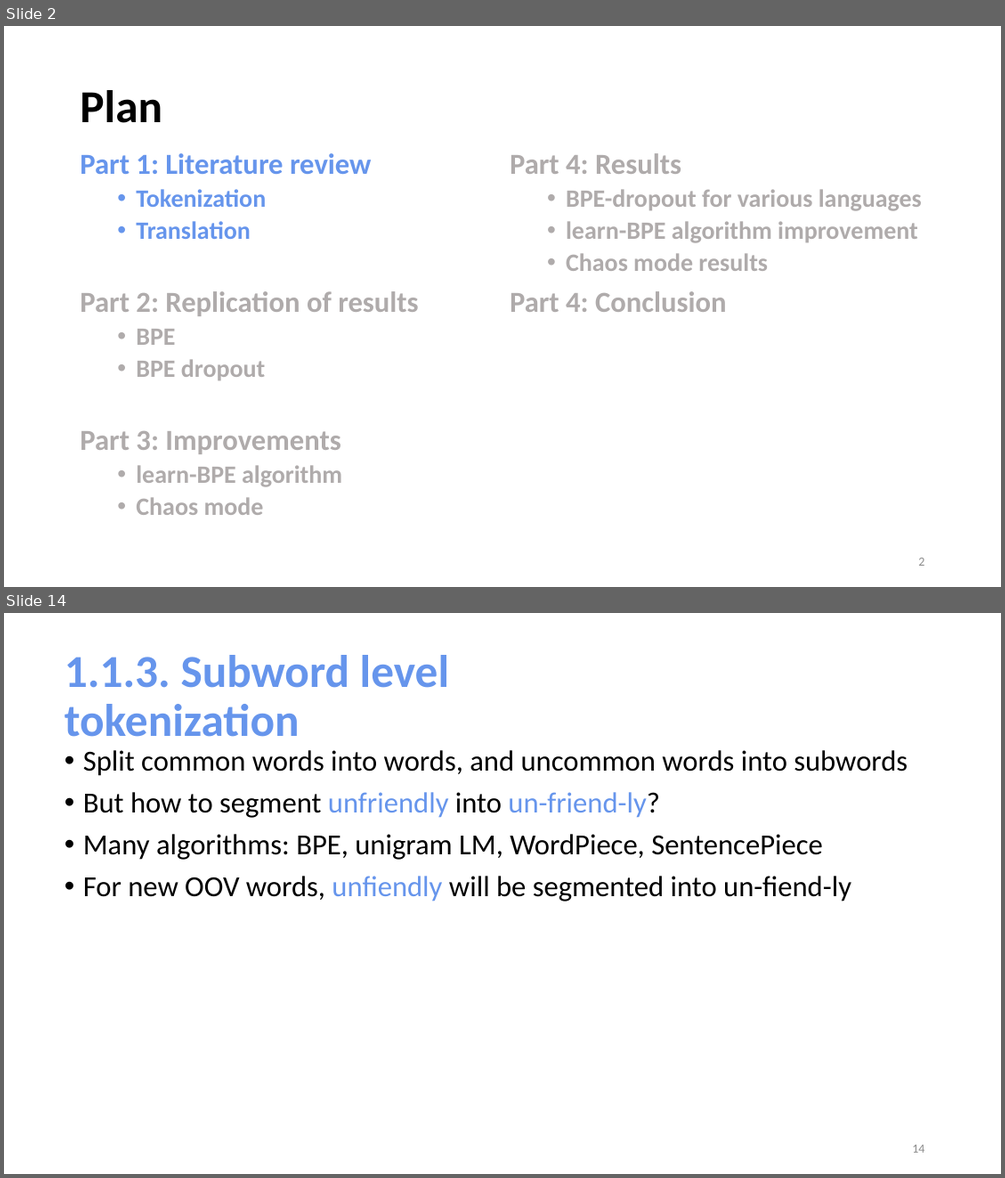
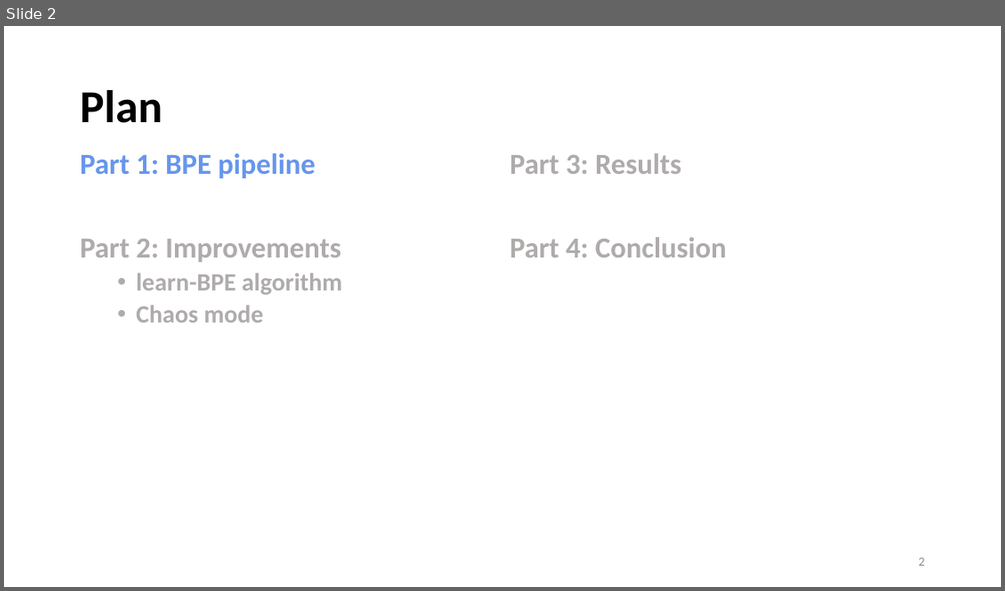
Before and after one commit to anebz/thesis, a slide deck: doc/main.pptx. Shown one above the other, each under a label of ours: slides 2 and 14 before the commit, slide 2 after it; the slides between them are not shown. The pictures are 1005x1178 and 1005x591 pixels, drawn with LibreOffice and Linux fonts; fonts in the diff are those of the drawing. Boxes give left, top, right and bottom in pixels: in the first picture for what was removed or moved away, otherwise in the second. Text is boxed around its words. In the diff, an @@ line names an element or a change of style, - is before the commit and + after.

```diff
--- a/doc/main.pptx
+++ b/doc/main.pptx
@@ slide 14 removed at (4, 613, 1001, 1174), background #FFFFFF @@
@@ title removed at (65, 655, 449, 737) @@
-1.1.3. Subword level tokenization
@@ text removed at (83, 750, 907, 901) @@
-• Split common words into words, and uncommon words into subwords
-• But how to segment unfriendly into un-friend-ly?
-• Many algorithms: BPE, unigram LM, WordPiece, SentencePiece
-• For new OOV words, unfiendly will be segmented into un-fiend-ly
@@ page number removed at (912, 1144, 924, 1152) @@
-14
@@ slide 2 changed as well @@
@@ text at (80, 153, 559, 262): text changed @@
-Part 1: Literature review
-  • Tokenization
-  • Translation
-Part 2: Replication of results
-  • BPE
-  • BPE dropout
-Part 3: Improvements
+Part 1: BPE pipeline
+Part 2: Improvements
@@ text at (510, 153, 922, 271): text changed; size 24 to 28 pt @@
-Part 4: Results
-  • BPE-dropout for various languages
-  • learn-BPE algorithm improvement
-  • Chaos mode results
+Part 3: Results
```
Also in this commit, not shown: 9 slides added, 27 other slides removed, 2 other files.
